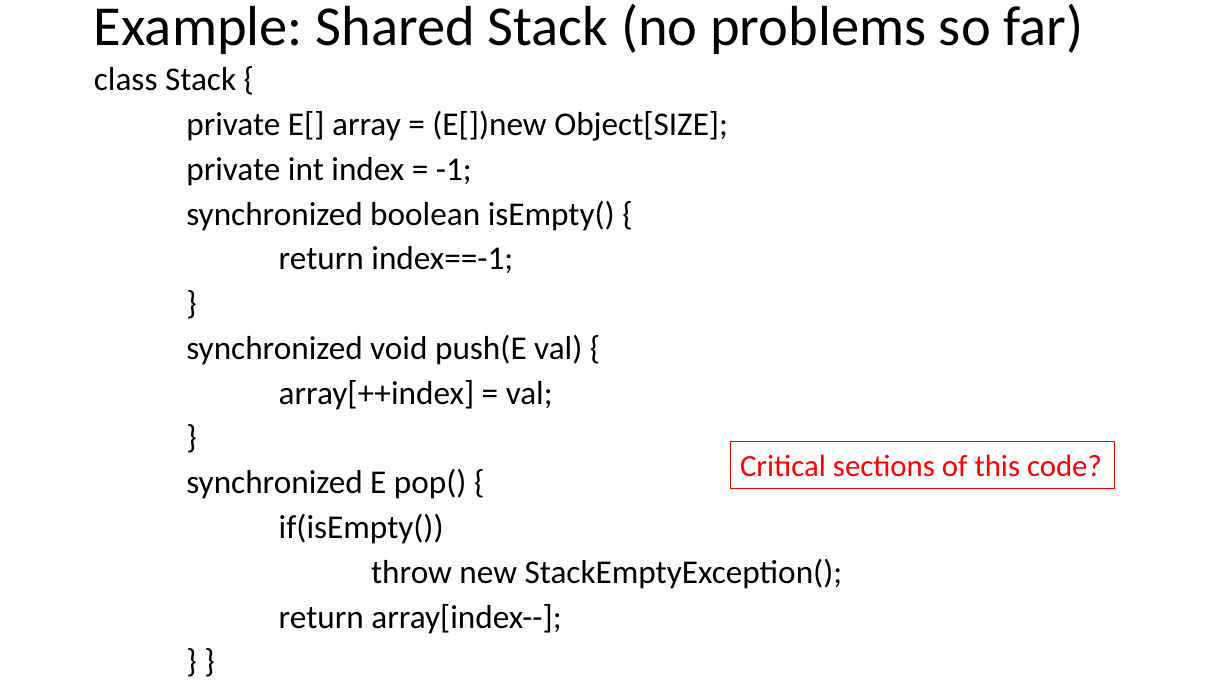
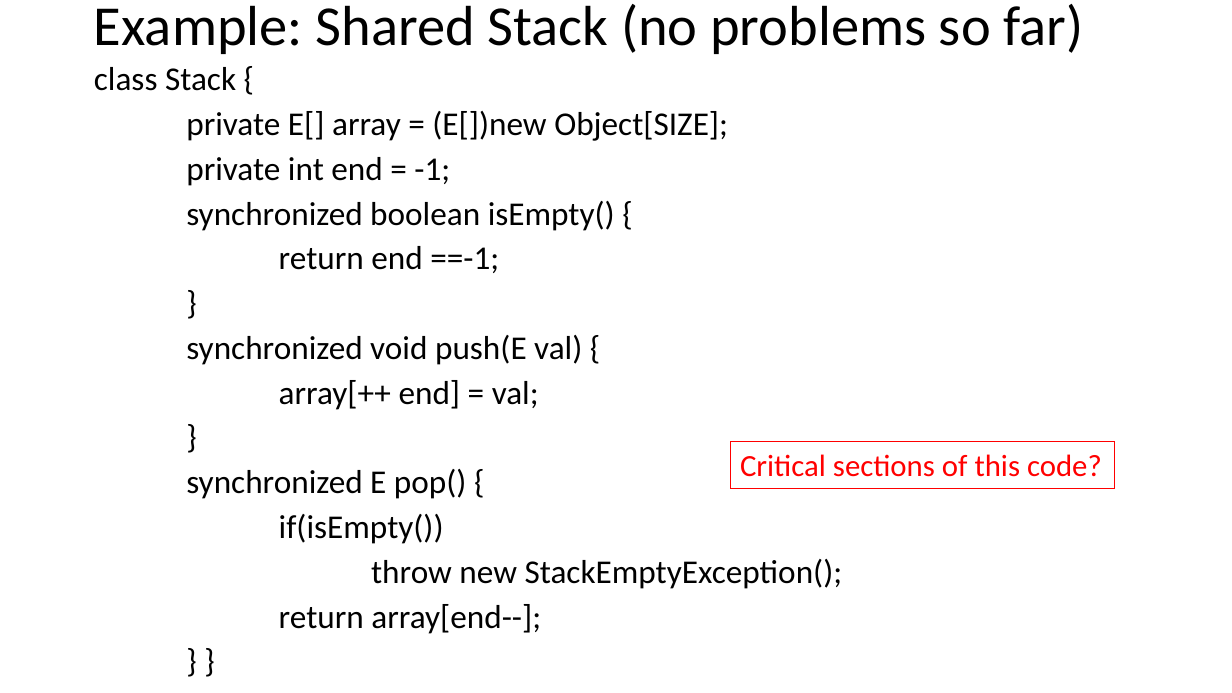
Before and after one commit to natebrunelle/cse332, a slide deck: slide 17 of markdown/files/slides/lecture20_concurrency2.pptx (slide 15 before the commit). Drawn at 1232x693 pixels with LibreOffice and Linux fonts; fonts in the diff are those of the drawing. Boxes give left, top, right and bottom in pixels: in the first picture for what was removed or moved away, otherwise in the second. Text is boxed around its words. In the diff, an @@ line names an element or a change of style, - is before the commit and + after.

```diff
--- a/markdown/files/slides/lecture20_concurrency2.pptx
+++ b/markdown/files/slides/lecture20_concurrency2.pptx
@@ text at <box>186,157,450,186</box>: text changed @@
-private int index = -1;
+private int end = -1;
@@ text at <box>279,246,499,273</box>: text changed @@
-return index==-1;
+return end ==-1;
@@ text at <box>279,380,539,410</box>: text changed @@
-array[++index] = val;
+array[++ end] = val;
@@ text at <box>279,604,541,634</box>: text changed @@
-return array[index--];
+return array[end--];
```
Also in this commit, not shown: 26 other slides changed, 5 slides added, 2 slides removed, 12 other files.
